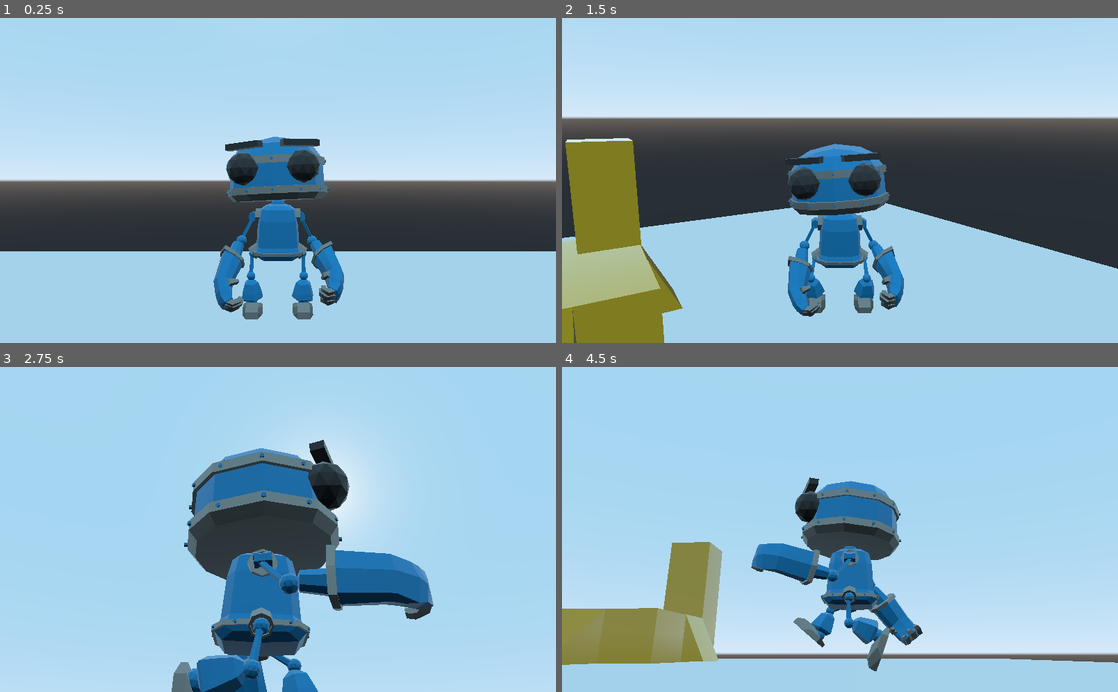
Above: before the commit, frames 1-4 (two rows, left to right).
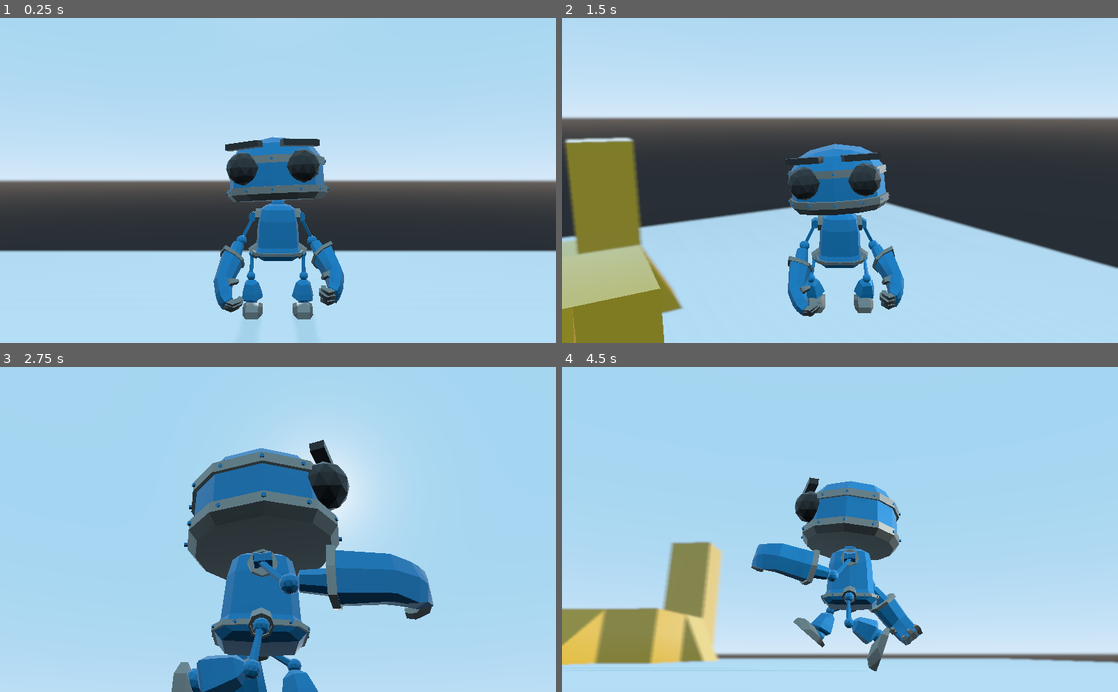
Above: after the commit, the same moments.

Repository: MarlonC-A/learning-godot-on-lockdown
Game: Godot game, scene res://Mundo.tscn
Same seed, same stepped clock (60 frames per second), same inputs: the game is played once before the commit and once after it. The project has no main scene, so this scene is started directly.
Inputs (mouse positions are in pixels of both pictures, inside the frame that each line leads up to):
- Up to frame 1 (0.25 s): no input
- Up to frame 2 (1.5 s): move the mouse to (962, 164) at 0.52 s; hold Right (derecha) 0.53-1.28 s; tap B (baile) at 0.6 s; tap Space (salto) at 0.77 s; move the mouse to (728, 196) at 1.27 s; hold Down (atras) from 1.28 s (still down); tap E (camaraDerecha) at 1.35 s
- Up to frame 3 (2.75 s): tap Space (salto) at 1.52 s; move the mouse to (333, 458) at 2.02 s; release Down (atras) at 2.03 s; hold Right (derecha) from 2.03 s (still down); hold Q (camaraIzquierda) from 2.03 s (still down)
- Up to frame 4 (4.5 s): move the mouse to (812, 594) at 2.77 s; release Right (derecha) at 2.78 s; release Q (camaraIzquierda) at 2.78 s; hold Up (adelante) 2.78-3.53 s; tap B (baile) at 2.85 s; tap Space (salto) at 3.02, 3.77 s; move the mouse to (1006, 578) at 3.52 s; hold E (camaraDerecha) 3.53-4.28 s; hold Left (izquierda) from 3.53 s (still down); move the mouse to (673, 480) at 4.27 s; tap Q (camaraIzquierda) at 4.35 s

The runs differ from the first frame. In frame 1, 0.6% of the frame differs, in the area x 0-100%, y 36-89%; in frame 2, 1.8%; in frame 3, less than 0.1%; in frame 4, 4.8%, in the area x 0-100%, y 36-92%.

Commit message:
Añadir luces, sombras, niebla y miopia

Diff:
--- a/05_Prueba3D/Mundo.tscn
+++ b/05_Prueba3D/Mundo.tscn
@@ -27,6 +27,16 @@
 
 [sub_resource type="ConcavePolygonShape" id=11]
 data = PoolVector3Array( 0, 1, 1, 1, -1, 1, -1, -1, 1, 0, 1, -1, -1, -1, -1, 1, -1, -1, 0, 1, 1, 0, 1, -1, 1, -1, 1, 0, 1, -1, 1, -1, -1, 1, -1, 1, 0, 1, -1, 0, 1, 1, -1, -1, -1, 0, 1, 1, -1, -1, 1, -1, -1, -1, -1, -1, 1, 1, -1, 1, -1, -1, -1, 1, -1, 1, 1, -1, -1, -1, -1, -1 )
+
+[sub_resource type="ProceduralSky" id=14]
+
+[sub_resource type="Environment" id=15]
+background_mode = 2
+background_sky = SubResource( 14 )
+fog_enabled = true
+fog_sun_color = Color( 1, 1, 1, 1 )
+fog_depth_curve = 0.933032
+dof_blur_far_enabled = true
 
 [node name="Mundo" type="Spatial"]
 
@@ -92,3 +102,12 @@
 
 [node name="CollisionShape" type="CollisionShape" parent="Bloques/MeshInstance5/StaticBody"]
 shape = SubResource( 11 )
+
+[node name="DirectionalLight" type="DirectionalLight" parent="."]
+transform = Transform( 1, 0, 0, 0, -0.988691, 0.149967, 0, -0.149967, -0.988691, 2.38419e-07, 15.1434, -15.5576 )
+light_energy = 0.56
+light_indirect_energy = 0.413
+shadow_enabled = true
+
+[node name="WorldEnvironment" type="WorldEnvironment" parent="."]
+environment = SubResource( 15 )
--- a/05_Prueba3D/default_env.tres
+++ b/05_Prueba3D/default_env.tres
@@ -3,5 +3,5 @@
 [sub_resource type="ProceduralSky" id=1]
 
 [resource]
-background_mode = 2
 background_sky = SubResource( 1 )
+background_color = Color( 0.956863, 1, 0.996078, 1 )
Not shown: 1 places in 05_Prueba3D/Mundo.tscn that only renumber resources
